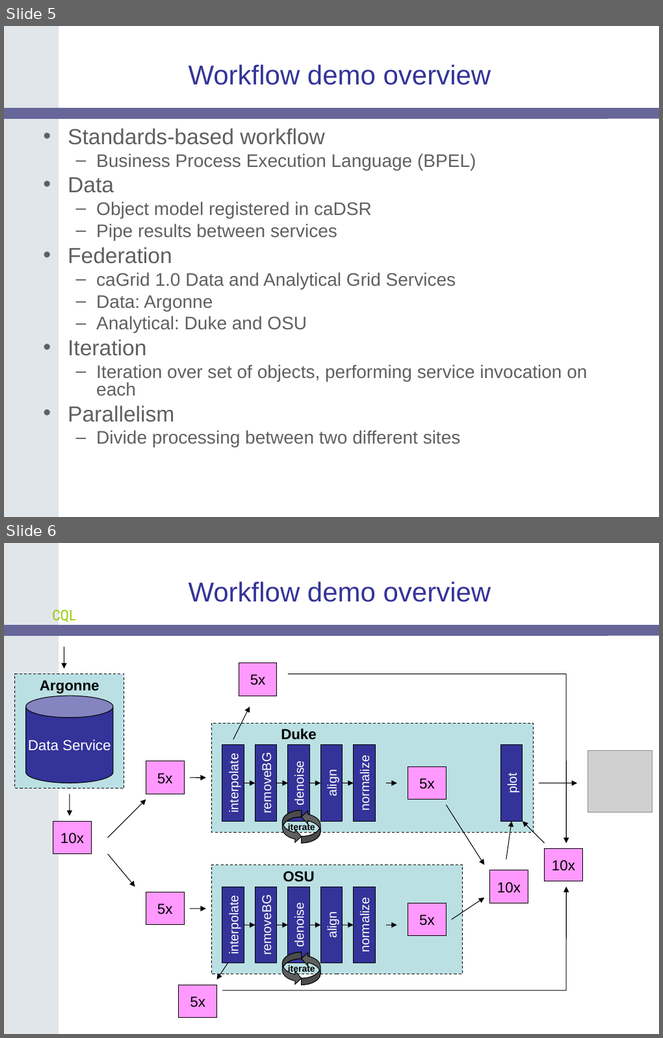
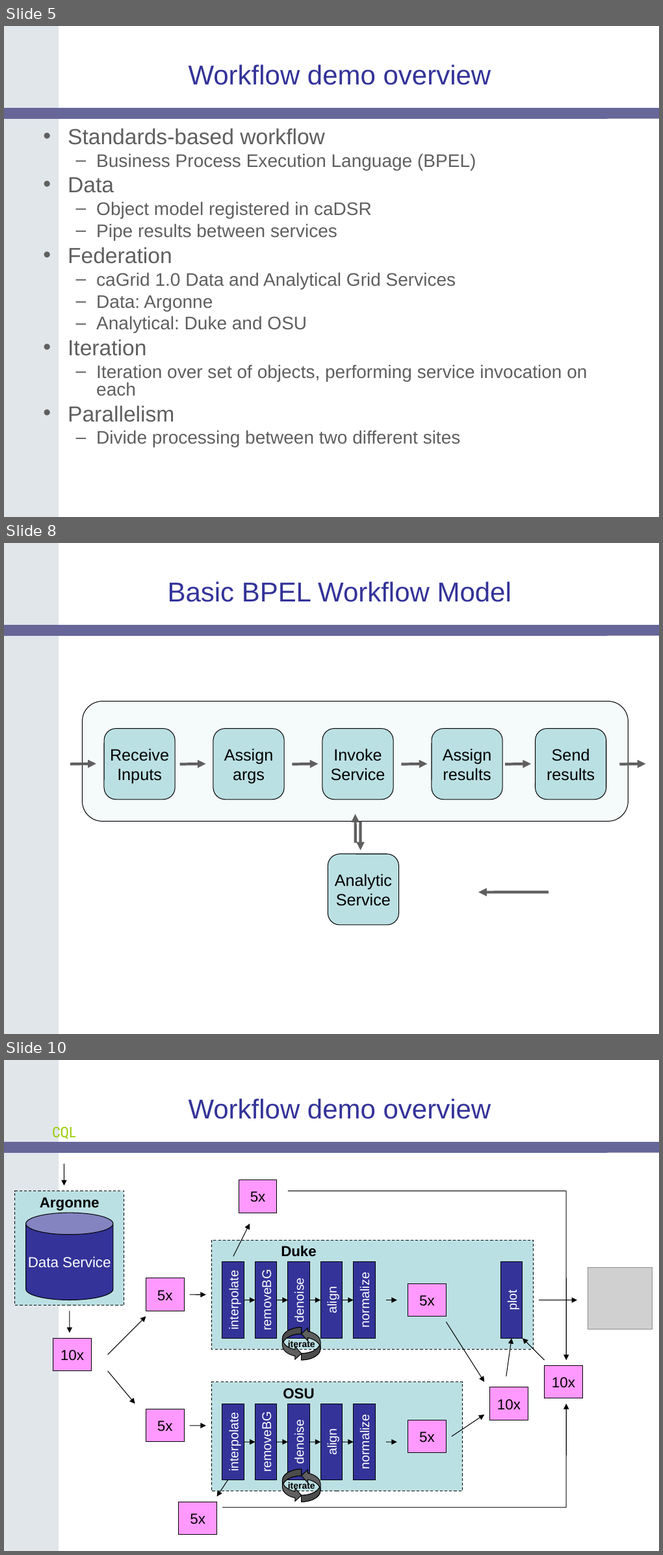
Before and after one commit to NCIP/cagrid-portal, a slide deck: cagrid-1-0/Documentation/presentations/200604_AnnualMeeting/caGrid-1.0-Demo.ppt. Shown one above the other, each under a label of ours: slides 5 and 6 before the commit, slides 5, 8 and 10 after it; the slides between them are not shown. The pictures are 663x1038 and 663x1555 pixels, drawn with LibreOffice and Linux fonts; fonts in the diff are those of the drawing; grey boxes stand for pictures; background and template pictures are left out. Boxes give left, top, right and bottom in pixels: in the first picture for what was removed or moved away, otherwise in the second. Text is boxed around its words. In the diff, an @@ line names an element or a change of style, - is before the commit and + after.

Commit message:
Added visual slides for workflow Demo introduction.

```diff
--- a/cagrid-1-0/Documentation/presentations/200604_AnnualMeeting/caGrid-1.0-Demo.ppt
+++ b/cagrid-1-0/Documentation/presentations/200604_AnnualMeeting/caGrid-1.0-Demo.ppt
@@ slide 8 added at bbox=[4, 543, 659, 1034], background #FFFFFF; not listed: 2 template elements that a slide beside it also shows @@
@@ title added at bbox=[168, 581, 512, 602], 30 pt, text #333399 @@
+Basic BPEL Workflow Model
@@ rounded rectangle added at bbox=[82, 702, 628, 821], fill #BBE0E3 at 14% opacity, outline #000000 0.74 pt @@
@@ rounded rectangle added at bbox=[104, 728, 175, 799], fill #BBE0E3, outline #000000 0.74 pt, 18 pt, text #000000 @@
+Receive
+Inputs
@@ rounded rectangle added at bbox=[213, 728, 284, 799], fill #BBE0E3, outline #000000 0.74 pt, 18 pt, text #000000 @@
+Assign
+args
@@ rounded rectangle added at bbox=[322, 728, 393, 799], fill #BBE0E3, outline #000000 0.74 pt, 18 pt, text #000000 @@
+Invoke
+Service
@@ rounded rectangle added at bbox=[432, 728, 503, 799], fill #BBE0E3, outline #000000 0.74 pt, 18 pt, text #000000 @@
+Assign
+results
@@ rounded rectangle added at bbox=[535, 728, 606, 799], fill #BBE0E3, outline #000000 0.74 pt, 18 pt, text #000000 @@
+Send
+results
@@ arrow added from (70, 765) to (96, 764), #5F5F5F 3 pt @@
@@ arrow added from (180, 765) to (206, 764), #5F5F5F 3 pt @@
@@ arrow added from (293, 765) to (319, 764), #5F5F5F 3 pt @@
@@ arrow added from (402, 765) to (427, 764), #5F5F5F 3 pt @@
@@ arrow added from (505, 765) to (531, 764), #5F5F5F 3 pt @@
@@ arrow added from (620, 765) to (646, 764), #5F5F5F 3 pt @@
@@ arrow added from (355, 843) to (355, 814), #5F5F5F 3 pt @@
@@ arrow added from (360, 821) to (360, 850), #5F5F5F 3 pt @@
@@ rounded rectangle added at bbox=[328, 854, 399, 925], fill #BBE0E3, outline #000000 0.74 pt, 18 pt, text #000000 @@
+Analytic
+Service
@@ arrow added from (549, 892) to (478, 892), #5F5F5F 3 pt @@
@@ what was slide 6 is now slide 10 @@
```
Also in this commit, not shown: 3 other slides added.
